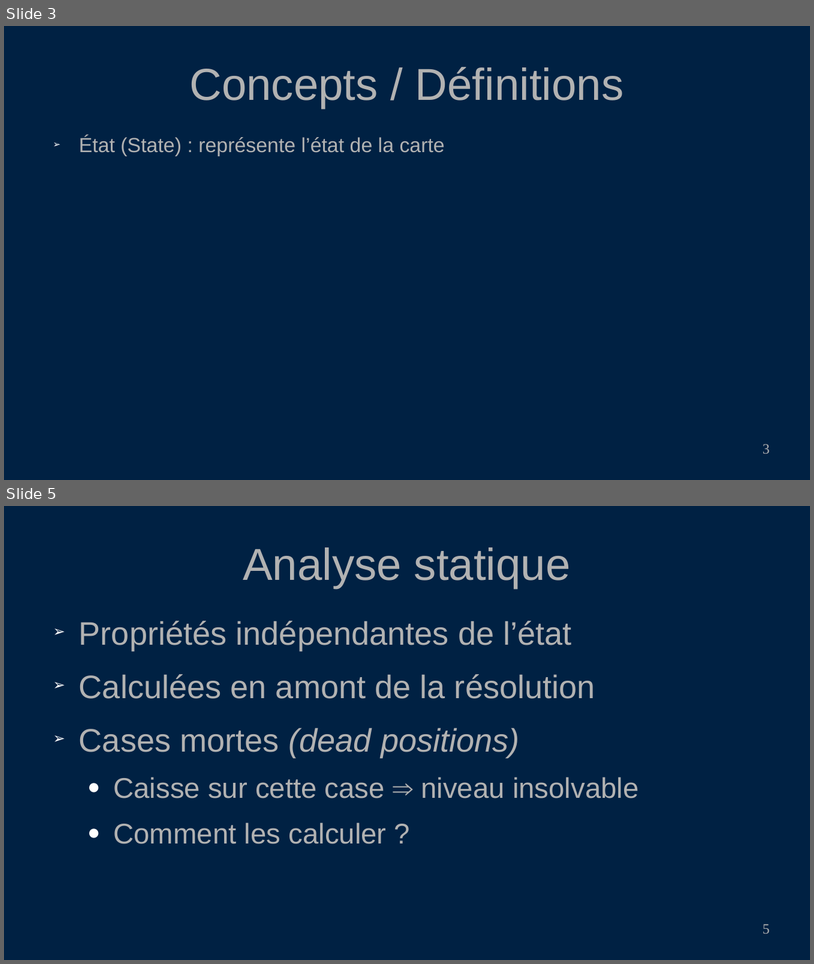
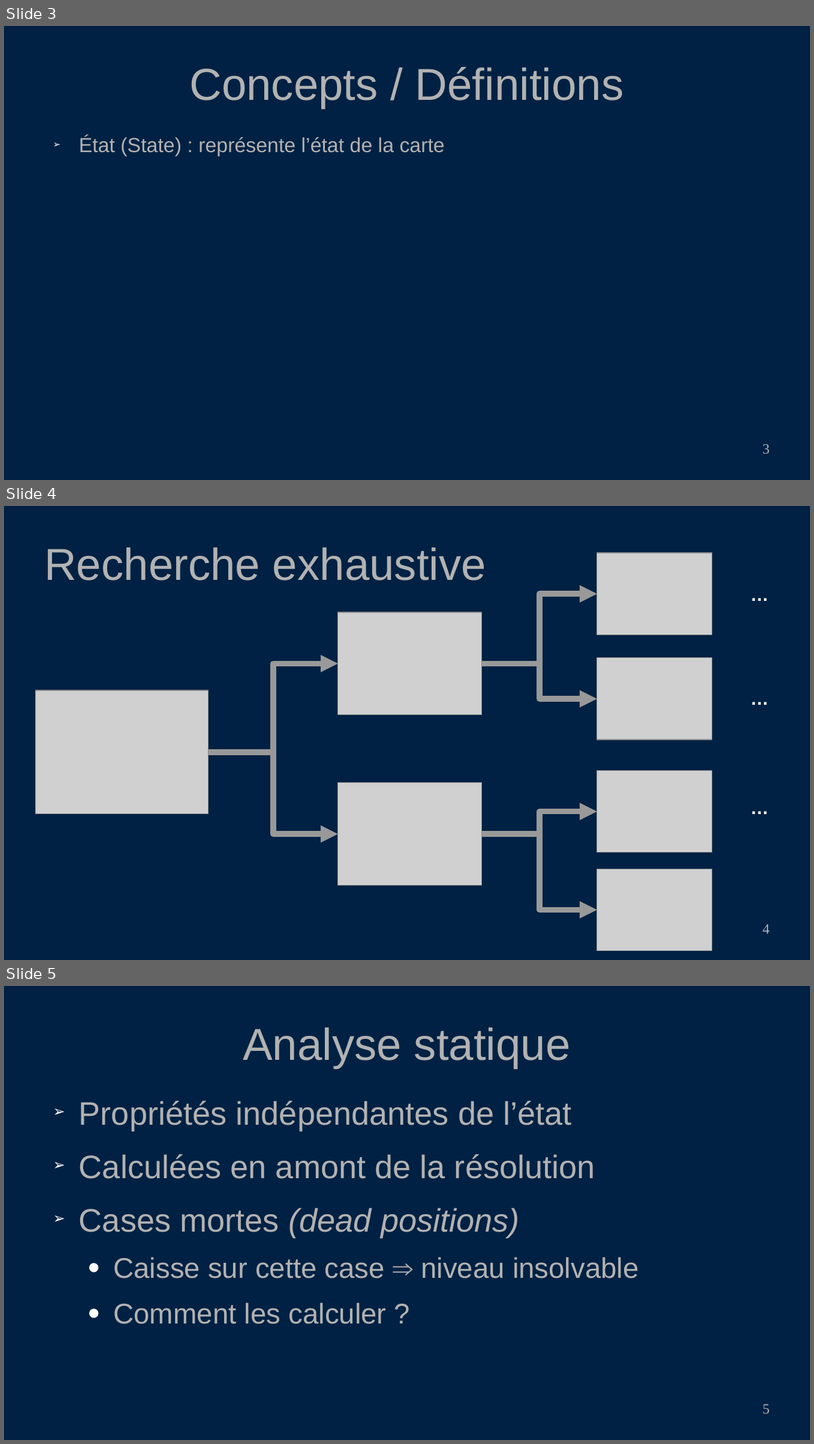
Before and after one commit to PoulpoGaz/sokoshell, a slide deck: documents/presentation.odp. Shown one above the other, each under a label of ours: slides 3 and 5 before the commit, slides 3, 4 and 5 after it; the slides between them are not shown. The pictures are 814x964 and 814x1444 pixels, drawn with LibreOffice and Linux fonts; fonts in the diff are those of the drawing; grey boxes stand for pictures. Boxes give left, top, right and bottom in pixels: in the first picture for what was removed or moved away, otherwise in the second. Text is boxed around its words. In the diff, an @@ line names an element or a change of style, - is before the commit and + after.

```diff
--- a/documents/presentation.odp
+++ b/documents/presentation.odp
@@ slide 4 added at (4, 506, 810, 960), background #002143 @@
@@ title added at (44, 547, 486, 580), 44 pt, text #B2B2B2 @@
+Recherche exhaustive
@@ elbow arrow added from (483, 663) to (597, 594), #999999 5.67 pt @@
@@ elbow arrow added from (209, 752) to (338, 663), #999999 5.67 pt @@
@@ elbow arrow added from (483, 663) to (597, 699), #999999 5.67 pt @@
@@ elbow arrow added from (209, 752) to (338, 834), #999999 5.67 pt @@
@@ group added at (35, 553, 782, 951): 7 pictures, 3 texts @@
+…
+…
+…
@@ elbow arrow added from (483, 834) to (597, 811), #999999 5.67 pt @@
@@ elbow arrow added from (483, 834) to (597, 910), #999999 5.67 pt @@
@@ page number added at (763, 924, 770, 933), 14 pt, text #B2B2B2 @@
+4
```
Also in this commit, not shown: 2 slides changed, 2 other slides added, 3 slides removed, 12 other files.
